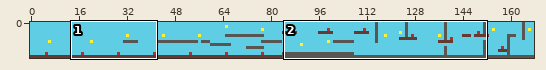
Sprite sheet, stored at res/images/level/Levels.png. The first picture is a wide view before the edit; the outline marks the close-up.
Close-up. As it was:
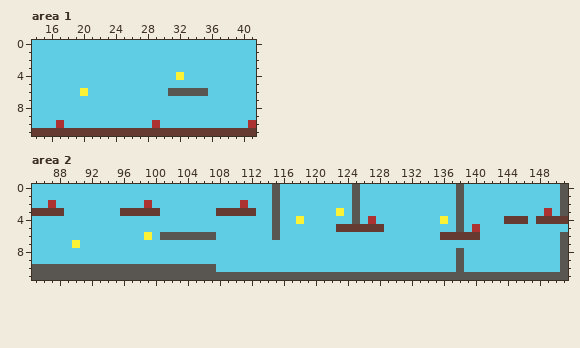
The file is 168x12 pixels. Shown: area 1: x 14..41, y 0..11; area 2: x 85..151, y 0..11.
The same view after the edit:
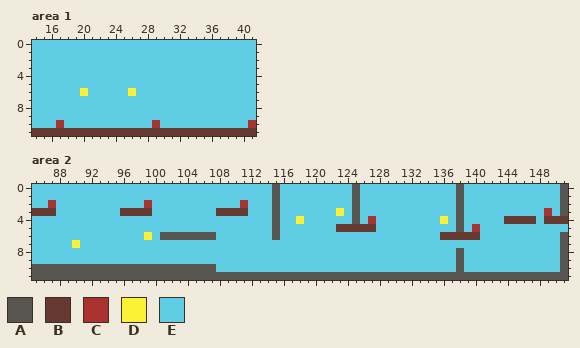
Palette (. is transparent): A #595652  B #663931  C #ac3232  D #fbf236  E #5fcde4
Changes in this commit:
Area 1:
Colour E gives way to colour D in row 6 at x 26.
Colour A gives way to colour E in row 6 at x 31 to 35.
Colour D gives way to colour E in row 4 at x 32.
Area 2:
Colour E gives way to colour B in row 4 at x 147.
Colour B gives way to colour E in row 3 at x 88, 100 and 112; in row 4 at x 148; in row 5 at x 128.
Changed places in both close-ups, as pixel boxes (x1, y1, x2, y2):
changed: (128, 72, 208, 96)
changed: (56, 208, 64, 216)
changed: (152, 208, 160, 216)
changed: (248, 208, 256, 216)
changed: (528, 216, 544, 224)
changed: (376, 224, 384, 232)
